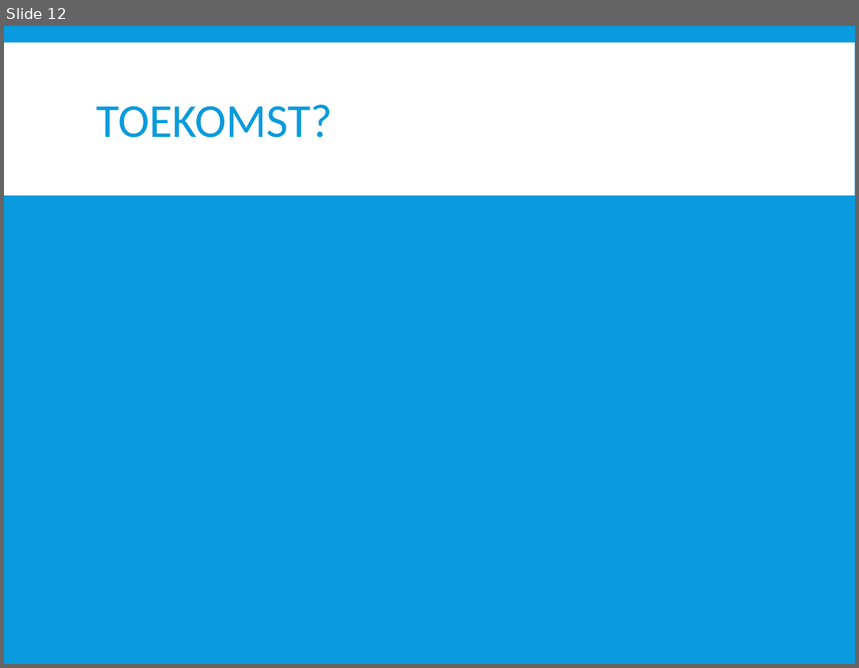
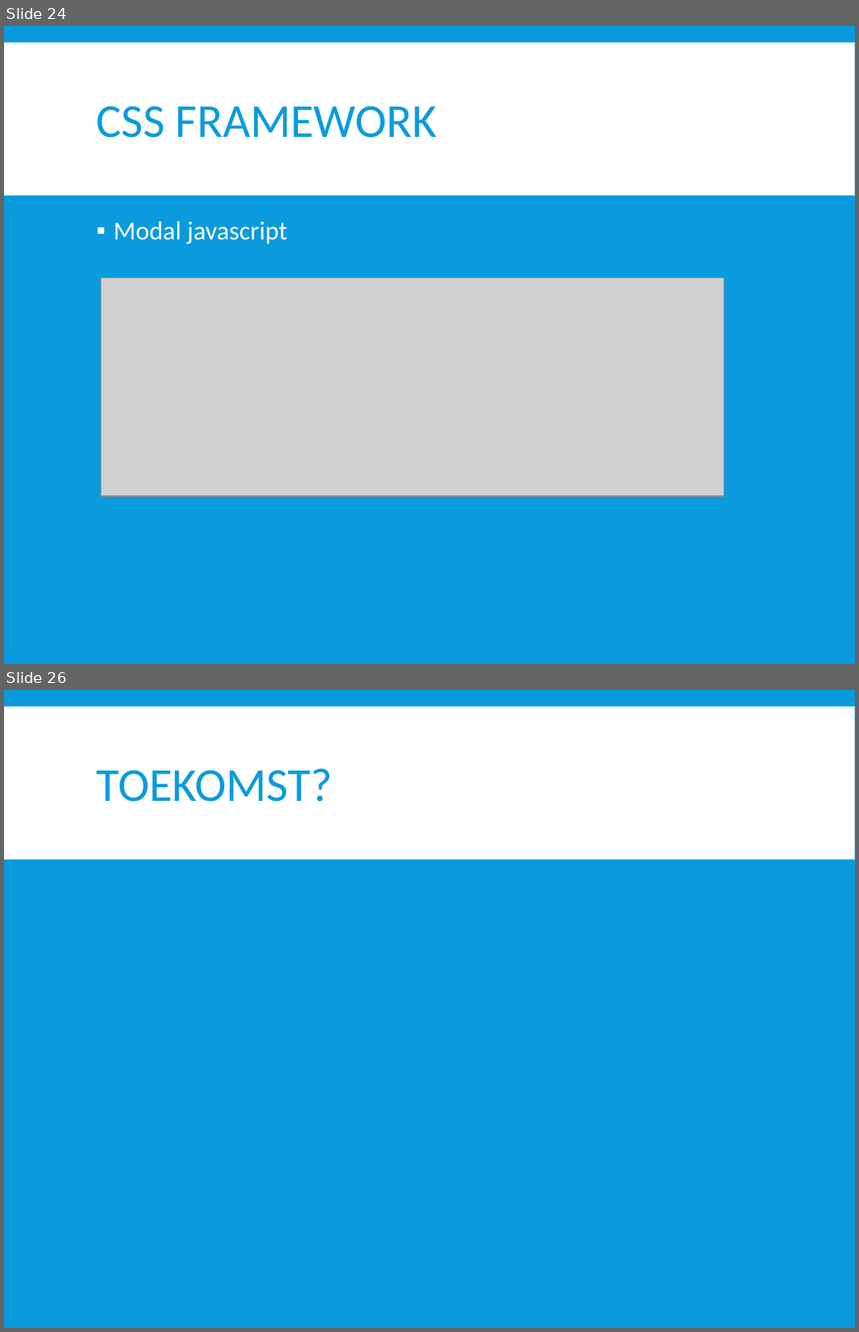
Before and after one commit to dlife/InstantInterview, a slide deck: Presentatie/2015 06 04 Presentatie II.pptx. Shown one above the other, each under a label of ours: slide 12 before the commit, slides 24 and 26 after it; the slides between them are not shown. The pictures are 859x668 and 859x1332 pixels, drawn with LibreOffice and Linux fonts; fonts in the diff are those of the drawing; grey boxes stand for pictures. Boxes give left, top, right and bottom in pixels: in the first picture for what was removed or moved away, otherwise in the second. Text is boxed around its words. In the diff, an @@ line names an element or a change of style, - is before the commit and + after.

```diff
--- a/Presentatie/2015 06 04 Presentatie II.pptx
+++ b/Presentatie/2015 06 04 Presentatie II.pptx
@@ slide 24 added at (x1=4, y1=26, x2=855, y2=664), background #099BDD; not listed: 1 template element that a slide beside it also shows @@
@@ title added at (x1=97, y1=106, x2=437, y2=138), 40 pt, text #099BDD @@
+CSS FRAMEWORK
@@ text added at (x1=113, y1=221, x2=287, y2=244), 22 pt, text #FFFFFF @@
+▪ Modal javascript
@@ picture added at (x1=101, y1=278, x2=724, y2=496) @@
@@ what was slide 12 is now slide 26 @@
```
Also in this commit, not shown: 5 slides changed, 15 other slides added, 2 slides removed.
